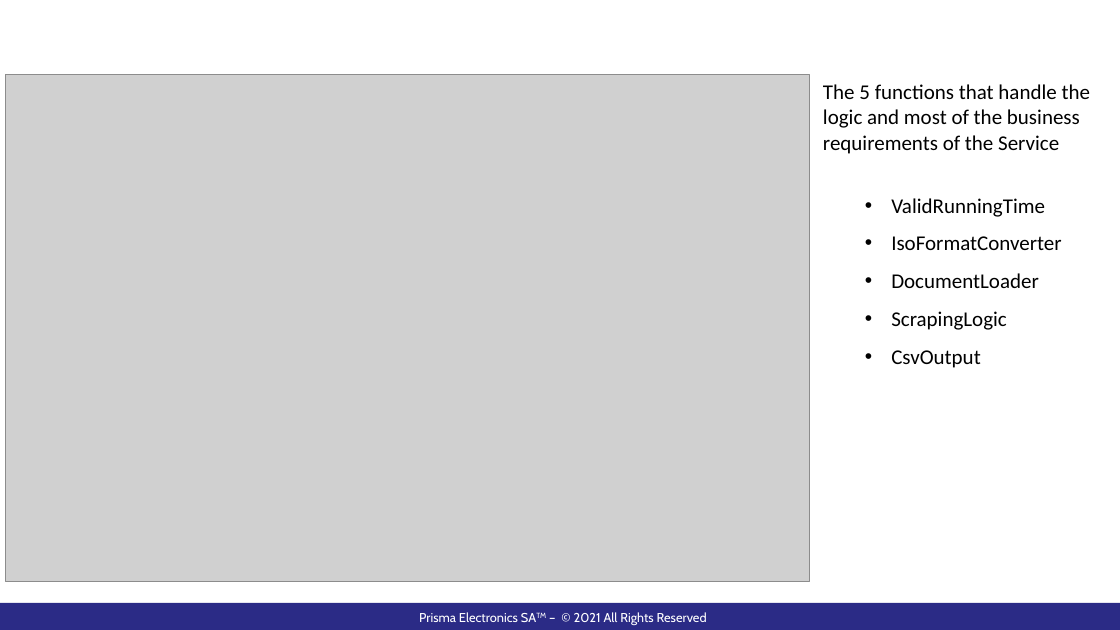
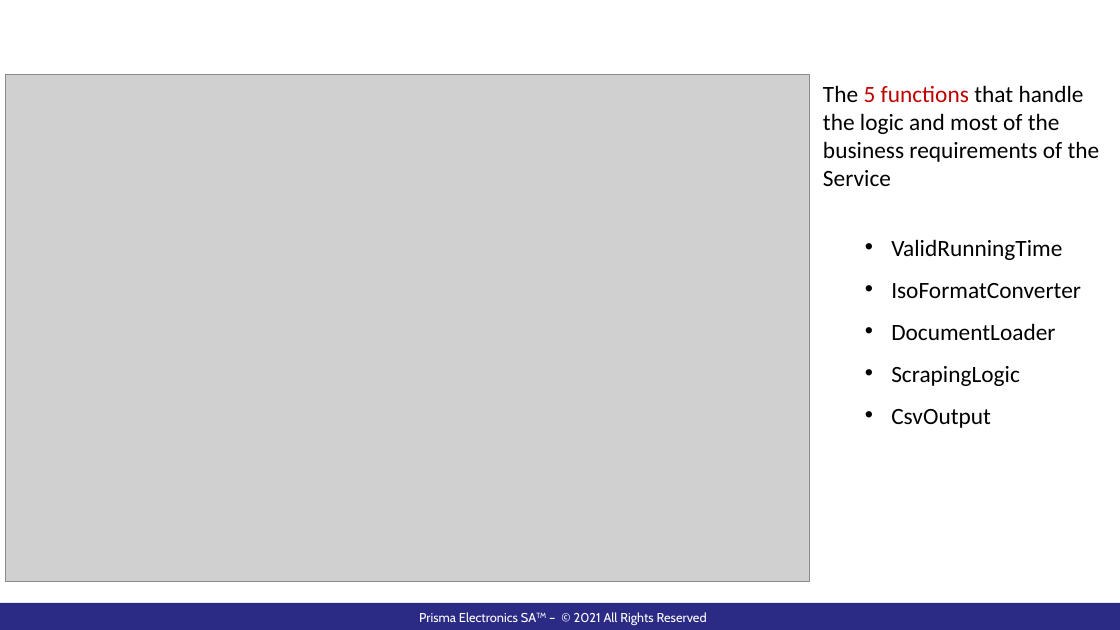
Before and after one commit to pazo0z0o/WorkRelatedLearning, a slide deck: slide 10 of ShipBunkerWindowsService/Documentation/WebScraperPresentation.pptx. Drawn at 1120x630 pixels with LibreOffice and Linux fonts; fonts in the diff are those of the drawing; grey boxes stand for pictures; background and template pictures are left out. Boxes give left, top, right and bottom in pixels: in the first picture for what was removed or moved away, otherwise in the second. Text is boxed around its words. In the diff, an @@ line names an element or a change of style, - is before the commit and + after.

```diff
--- a/ShipBunkerWindowsService/Documentation/WebScraperPresentation.pptx
+++ b/ShipBunkerWindowsService/Documentation/WebScraperPresentation.pptx
@@ text "The 5 functions that handle ..." at (x1=823, y1=85, x2=1100, y2=428): size 18 to 20 pt; text colour #000000 to #C00000 in "5 functions" @@
```
Also in this commit, not shown: 8 other slides changed, 2 other files.
